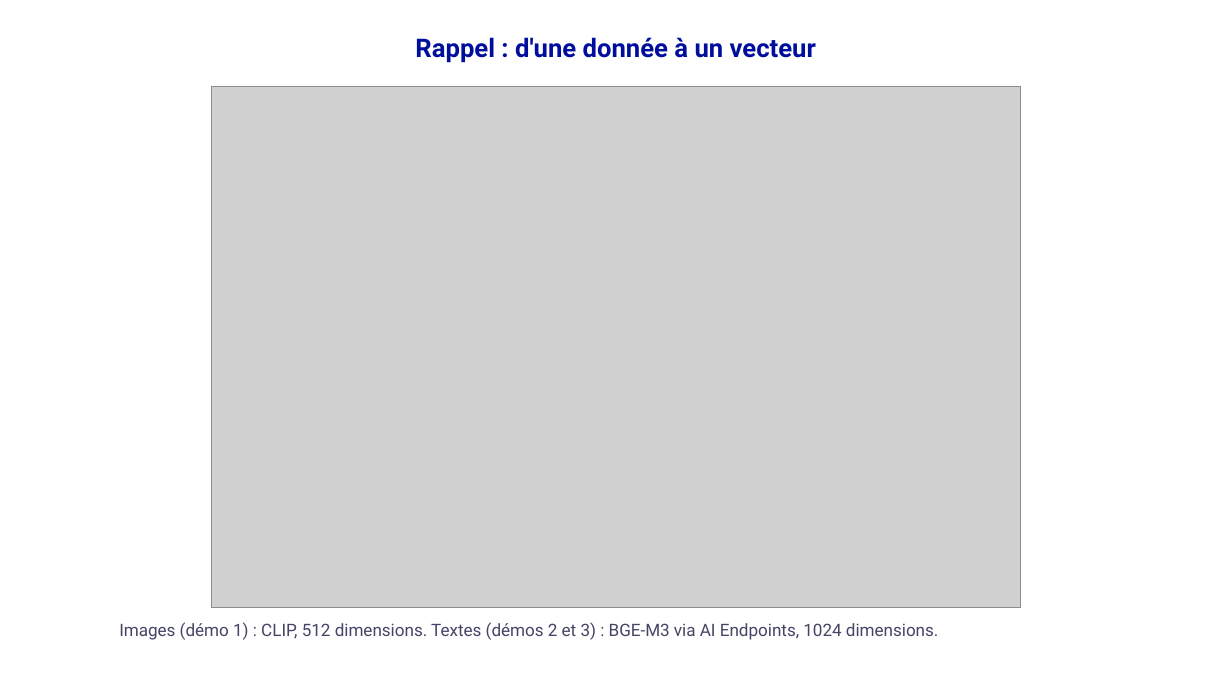
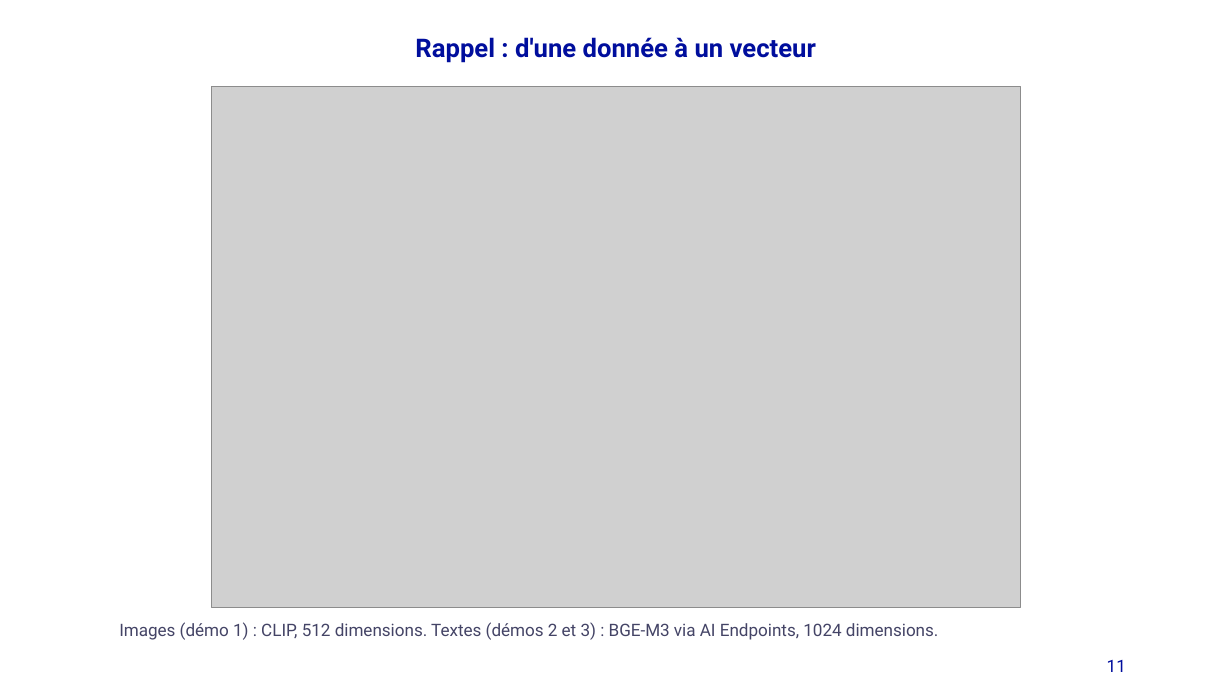
Before and after one commit to pvr-aiven/ovhaisummit2026-valkey-ai, a slide deck: slide 11 of valkey-ai-summit2026.pptx. Drawn at 1232x693 pixels with LibreOffice and Linux fonts; fonts in the diff are those of the drawing; grey boxes stand for pictures; background and template pictures are left out. Boxes give left, top, right and bottom in pixels: in the first picture for what was removed or moved away, otherwise in the second. Text is boxed around its words. In the diff, an @@ line names an element or a change of style, - is before the commit and + after.

```diff
--- a/valkey-ai-summit2026.pptx
+++ b/valkey-ai-summit2026.pptx
@@ page number added at (x1=1107, y1=660, x2=1126, y2=672), 10 pt, text #000E9D @@
+11
```
Also in this commit, not shown: 35 other slides changed, 4 slides added, 1 slide removed, 20 other files.
